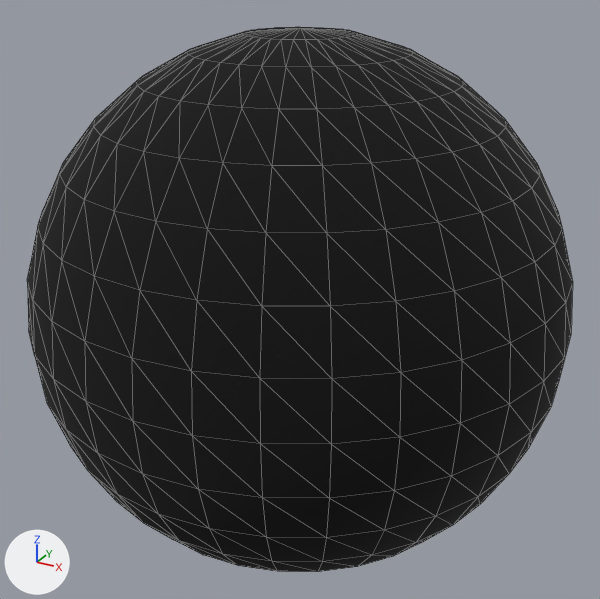
The glTF model game/assets/Skydome.glb, before and after one commit.
Rendered twice from a camera (50 mm lens) standing at (70.8, -128.7, 64.3) and looking at (0.0, 0.0, 0.0). Arrows for +X, +Y and +Z are at lower left; the lights stay in place. Mesh edges are drawn as thin lines. Where no turn or scale is listed for an object, it has been applied to the vertices. Vertices at the same position are counted once.

In view in the first picture: 'Skydome'.
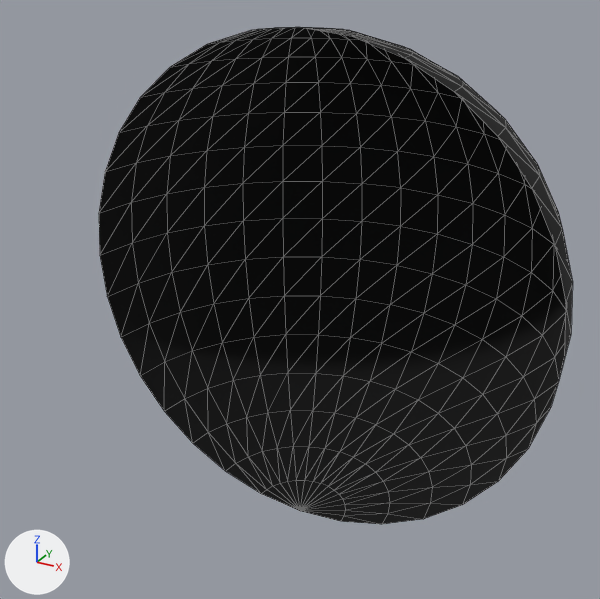
Where the change shows, as pixel boxes (x1, y1, x2, y2) in the pictures (600 x 599 px):
'Skydome', reshaped (13% narrower, 9% shorter): before (27, 27, 573, 572); after (99, 27, 573, 524)
part 1 of me_sphere_001, deleted (black): before (27, 27, 566, 572)

Edits to the bpy script that builds the scene:
```text
Change me_sphere_001:
    used by ob_skydome; location = (0.0, 0.0, 0.0)
    remove me_sphere_001.from_pydata(...)  # 482 vertices, 960 faces; spans x -50.0..50.0, y -50.0..50.0, z -50.0..50.0
    add me_sphere_001.from_pydata(...)  # 257 vertices, 480 faces; spans x -50.0..50.0, y 0.0..50.0, z -50.0..50.0
    me_sphere_001 part 1
    225 vertices are removed from x -49.0..49.0, y -50.0..-1.9, z -49.0..49.0
    480 faces are deleted
```
